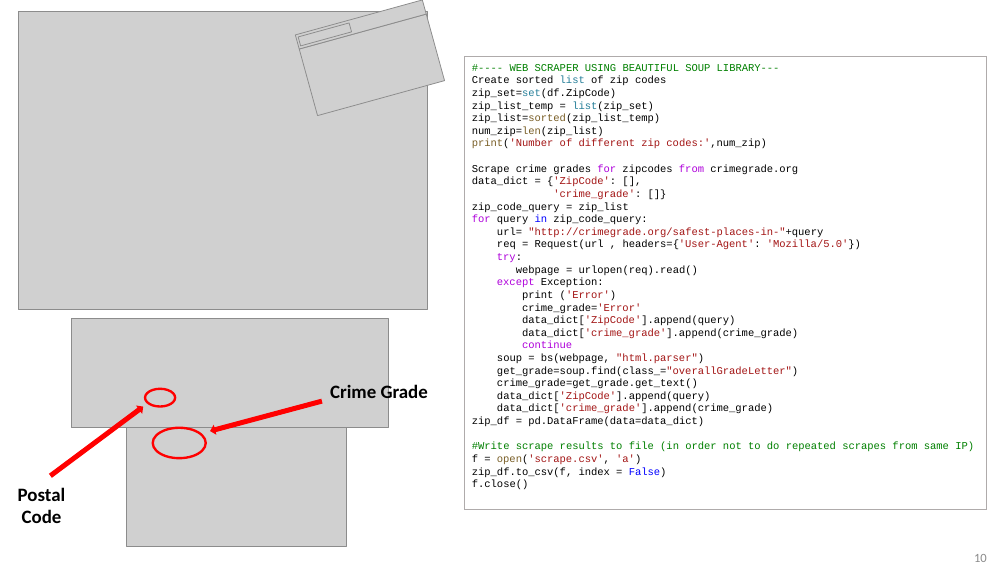
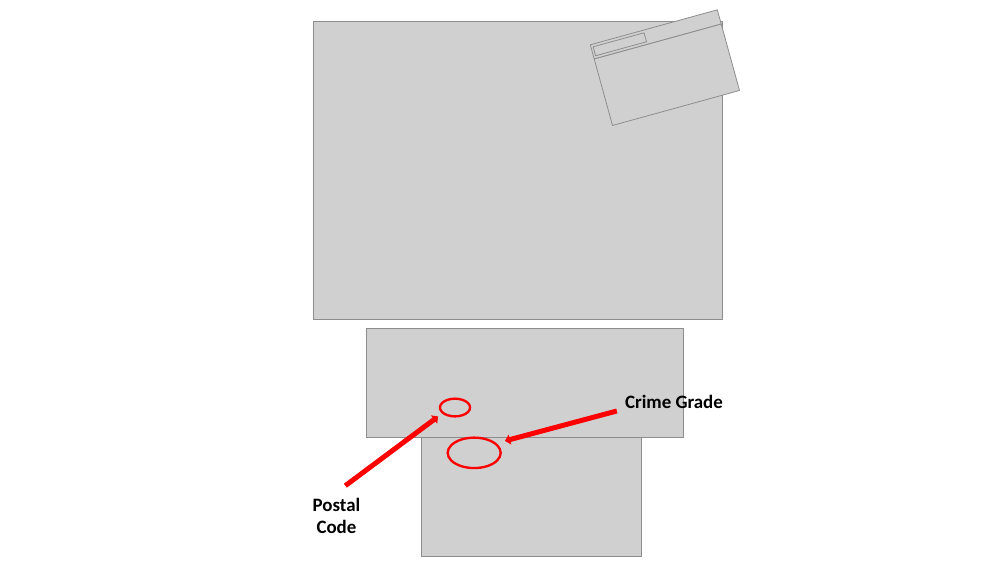
Before and after one commit to linoybar/Classification-Python-Project---Insurance, a slide deck: slide 10 of Insurance Classification Project - presentation.pptx. Drawn at 1008x567 pixels with LibreOffice and Linux fonts; fonts in the diff are those of the drawing; grey boxes stand for pictures. Boxes give left, top, right and bottom in pixels: in the first picture for what was removed or moved away, otherwise in the second. Text is boxed around its words. In the diff, an @@ line names an element or a change of style, - is before the commit and + after.

```diff
--- a/Insurance Classification Project - presentation.pptx
+++ b/Insurance Classification Project - presentation.pptx
@@ rectangle removed at (x1=464, y1=57, x2=986, y2=510) @@
-#---- WEB SCRAPER USING BEAUTIFUL SOUP LIBRARY---
-Create sorted list of zip codes
-zip_set=set(df.ZipCode)
-zip_list_temp = list(zip_set)
-zip_list=sorted(zip_list_temp)
-num_zip=len(zip_list)
-print('Number of different zip codes:',num_zip)
-Scrape crime grades for zipcodes from crimegrade.org
-data_dict = {'ZipCode': [],
-'crime_grade': []}
-zip_code_query = zip_list
-for query in zip_code_query:
-url= "http://crimegrade.org/safest-places-in-"+query
-req = Request(url , headers={'User-Agent': 'Mozilla/5.0'})
-try:
-webpage = urlopen(req).read()
-except Exception:
-print ('Error')
-crime_grade='Error'
-data_dict['ZipCode'].append(query)
-data_dict['crime_grade'].append(crime_grade)
-continue
-soup = bs(webpage, "html.parser")
-get_grade=soup.find(class_="overallGradeLetter")
-crime_grade=get_grade.get_text()
-data_dict['ZipCode'].append(query)
-data_dict['crime_grade'].append(crime_grade)
-zip_df = pd.DataFrame(data=data_dict)
-#Write scrape results to file (in order not to do repeated scrapes from same IP)
-f = open('scrape.csv', 'a')
-zip_df.to_csv(f, index = False)
-f.close()
@@ 6 pictures, 2 texts, 2 ellipses, 2 right arrows moved together from (x1=18, y1=0, x2=445, y2=547) to (x1=313, y1=10, x2=740, y2=557) @@
@@ page number removed at (x1=974, y1=554, x2=987, y2=562) @@
-10
```
